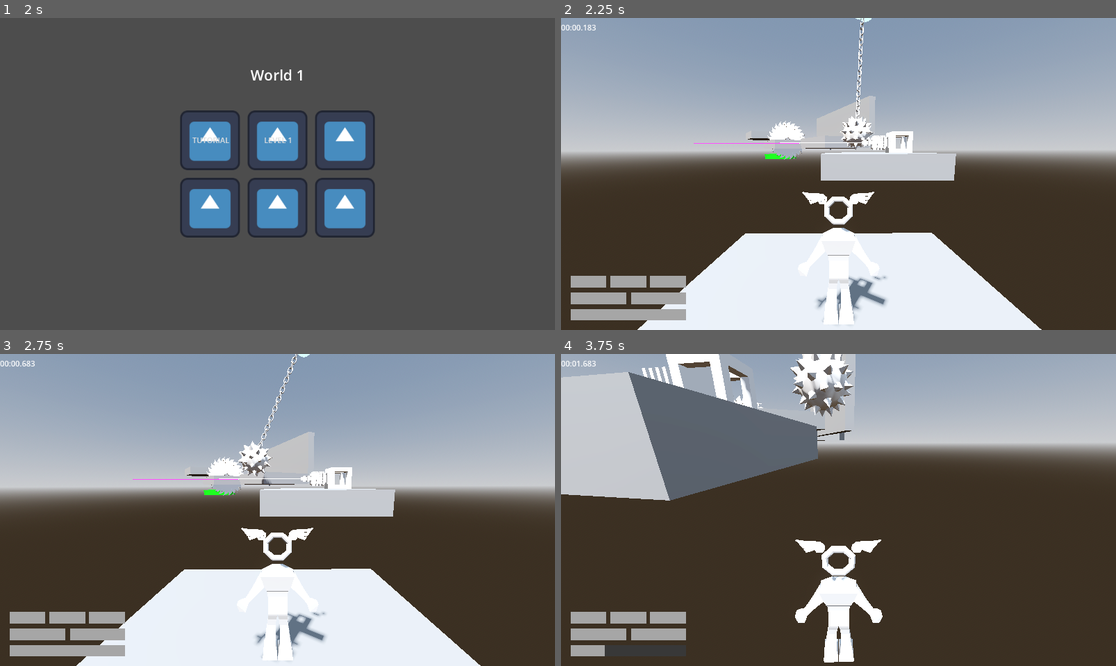
Above: before the commit, frames 1-4 (two rows, left to right).
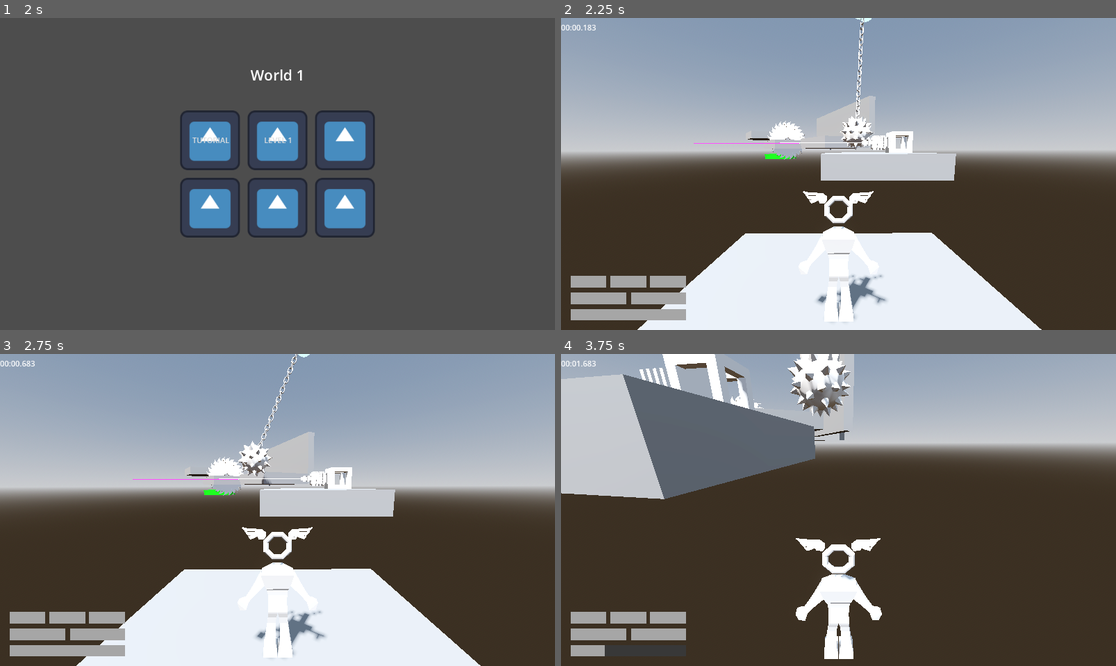
Above: after the commit, the same moments.

Repository: jpvds1/DDJD
Game: Godot game, scene res://scenes/game_controller.tscn
Same seed, same stepped clock (60 frames per second), same inputs: the game is played once before the commit and once after it. The engine's default icon, where the game draws it, is replaced by a stand-in: a white triangle on a blue panel in a dark square.
Inputs (mouse positions are in pixels of both pictures, inside the frame that each line leads up to):
- Up to frame 1 (2 s): click "Continue as Guest" at 0.5 s; click "Play" at 1.25 s
- Up to frame 2 (2.25 s): click "LEVEL 1" at 2 s
- Up to frame 3 (2.75 s): no input
- Up to frame 4 (3.75 s): move the mouse to (866, 510) at 2.77 s; hold W (move_forwards) from 2.78 s (still down); tap Q (dash) at 2.85 s; tap Space (jump) at 3.02 s; move the mouse to (810, 510) at 3.52 s; tap Shift (sprint) at 3.6 s

Frame 1 is identical in both runs. In frame 2, 0.5% of the frame differs, in the area x 43-59%, y 55-99%; in frame 3, 0.5%; in frame 4, 3.1%, in the area x 0-58%, y 0-99%.

Commit message:
feat(player): add idle animation

Diff:
--- a/platformer-game/scenes/player/capsule_character.tscn
+++ b/platformer-game/scenes/player/capsule_character.tscn
@@ -3,9 +3,10 @@
 [ext_resource type="Script" uid="uid://b5luiqoqvaysk" path="res://scripts/player/capsule_character.gd" id="1_5ji0x"]
 [ext_resource type="Script" uid="uid://vbnm1bywq1xw" path="res://scripts/player/stats_manager.gd" id="2_hsymh"]
 [ext_resource type="PackedScene" uid="uid://cu7ms8tx84a0l" path="res://assets/models/player/player.glb" id="2_x7pql"]
+[ext_resource type="AnimationLibrary" uid="uid://cpw380mthj1kh" path="res://assets/models/player/player_idle.glb" id="3_vaf6x"]
 
 [sub_resource type="BoxShape3D" id="BoxShape3D_x7pql"]
-size = Vector3(0.9794922, 1.636039, 0.2841797)
+size = Vector3(0.81030273, 1.636039, 0.2841797)
 
 [sub_resource type="Animation" id="Animation_5ji0x"]
 length = 0.001
@@ -80,7 +81,10 @@
 script = ExtResource("1_5ji0x")
 
 [node name="Visuals" parent="." unique_id=1776904 instance=ExtResource("2_x7pql")]
-transform = Transform3D(-1, 0, -8.742278e-08, 0, 1, 0, 8.742278e-08, 0, -1, 0, 0, 0)
+transform = Transform3D(-1, 0, -8.742278e-08, 0, 1, 0, 8.742278e-08, 0, -1, 0, 0, -0.033542573)
+
+[node name="AnimationPlayer" type="AnimationPlayer" parent="Visuals" unique_id=1020297586]
+libraries/player_idle = ExtResource("3_vaf6x")
 
 [node name="Hitbox" type="CollisionShape3D" parent="." unique_id=1754709375]
 transform = Transform3D(1, 0, 0, 0, 1, 0, 0, 0, 1, 0, 0.8235597, -0.045057356)
Binary file added: platformer-game/assets/models/player/player_idle.glb
Not shown, added: platformer-game/assets/models/player/player_idle.glb.import
